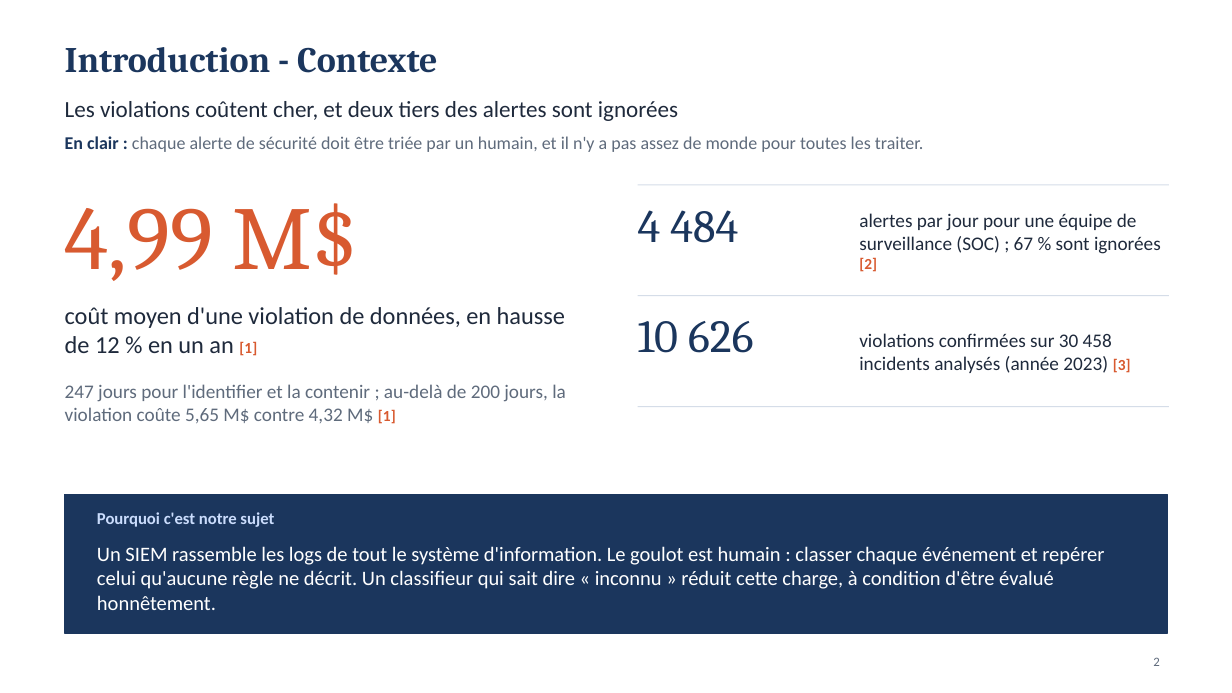
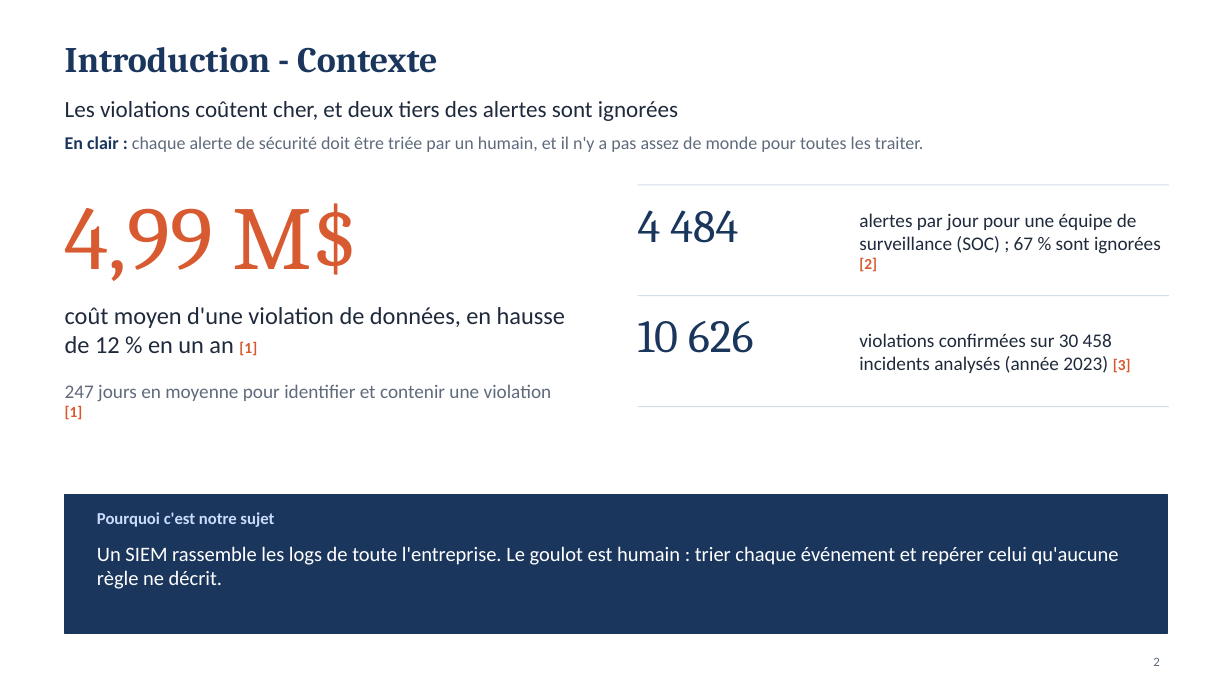
Before and after one commit to MADENIYOU/siem-open-world-log-classification, a slide deck: slide 2 of presentation/Soutenance_SIEM_monde_ouvert.pptx. Drawn at 1232x693 pixels with LibreOffice and Linux fonts; fonts in the diff are those of the drawing. Boxes give left, top, right and bottom in pixels: in the first picture for what was removed or moved away, otherwise in the second. Text is boxed around its words. In the diff, an @@ line names an element or a change of style, - is before the commit and + after.

```diff
--- a/presentation/Soutenance_SIEM_monde_ouvert.pptx
+++ b/presentation/Soutenance_SIEM_monde_ouvert.pptx
@@ text at bbox=[65, 384, 552, 420]: text changed @@
-247 jours pour l'identifier et la contenir ; au-delà de 200 jours, la violation coûte 5,65 M$ contre 4,32 M$ [1]
+247 jours en moyenne pour identifier et contenir une violation [1]
@@ text at bbox=[97, 546, 1119, 589]: text changed @@
-Un SIEM rassemble les logs de tout le système d'information. Le goulot est humain : classer chaque événement et repérer celui qu'aucune règle ne décrit. Un classifieur qui sait dire « inconnu » réduit cette charge, à condition d'être évalué honnêtement.
+Un SIEM rassemble les logs de toute l'entreprise. Le goulot est humain : trier chaque événement et repérer celui qu'aucune règle ne décrit.
```
Also in this commit, not shown: 13 other slides changed, 2 other files.
